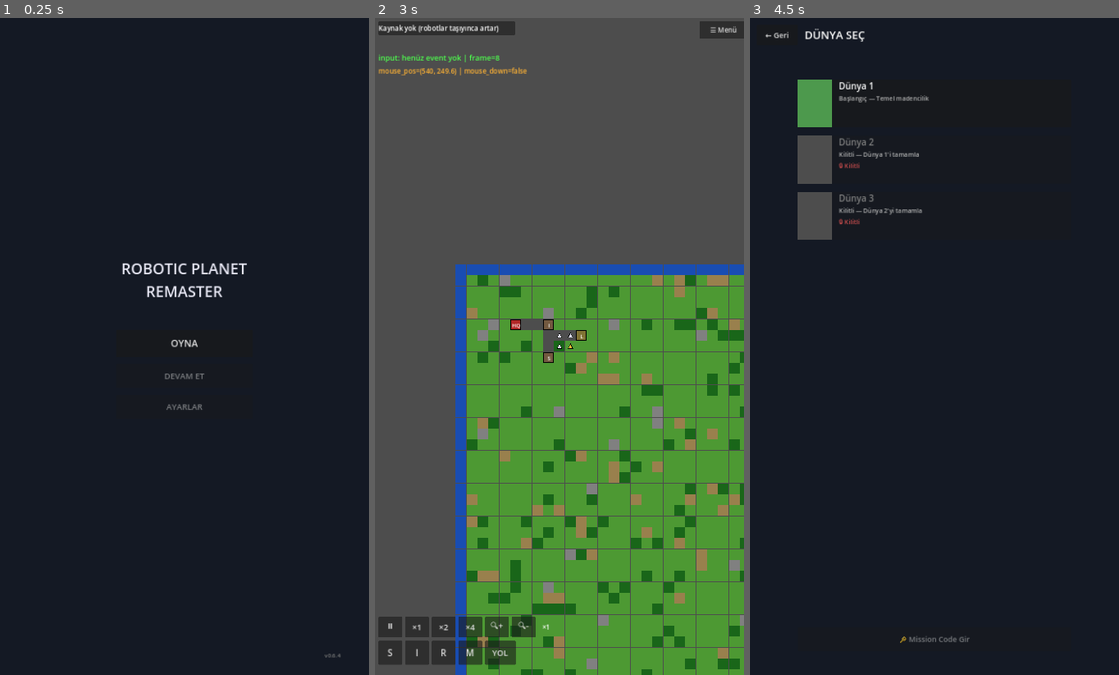
Above: before the commit, frames 1-3 (left to right).
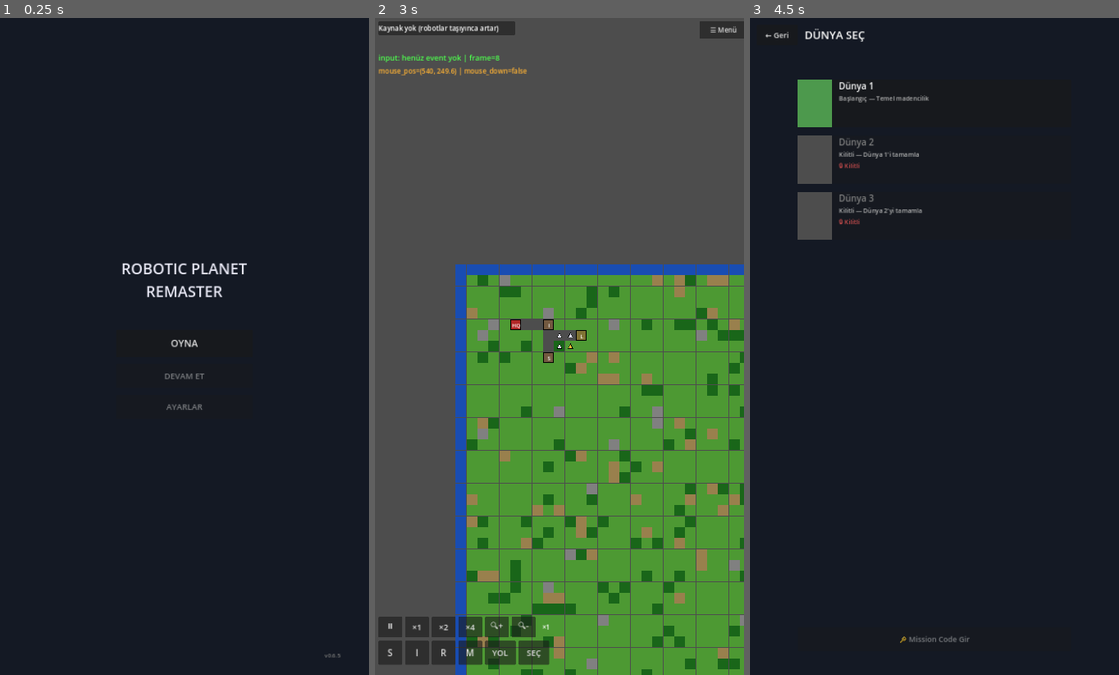
Above: after the commit, the same moments.

Repository: YigitcanOzay/robotic-planet-remaster
Game: Godot game, scene res://scenes/ui/main_menu.tscn
Two runs of this game, one before a commit and one after it. Both use one fixed random seed, a clock stepped at 60 frames per second and the inputs below.
Inputs (mouse positions are in pixels of both pictures, inside the frame that each line leads up to):
- Up to frame 1 (0.25 s): no input
- Up to frame 2 (3 s): click "OYNA" at 0.5 s; click "← Geri" at 1.25 s; click "OYNA" at 2 s; click (559, 103) at 2.77 s
- Up to frame 3 (4.5 s): click "☰ Menü" at 3.5 s; click "OYNA" at 4.25 s

The runs differ from the first frame. In frame 1, less than 0.1% of the frame differs, in the area x 91-92%, y 96-98%; in frame 2, 0.3%, in the area x 38-48%, y 94-99%; in frame 3, nothing differs.

Commit message:
feat: SEC butonu + buton focus temizleme (v0.6.5)

Diff:
--- a/scripts/systems/HUD.gd
+++ b/scripts/systems/HUD.gd
@@ -150,6 +150,14 @@
 	road_btn.pressed.connect(_toggle_road_mode)
 	build_row.add_child(road_btn)
 
+	# Seçim/gezinme modu butonu (yol ve yerleştirmeden vazgeçmek için)
+	var select_btn = Button.new()
+	select_btn.text = "SEÇ"
+	select_btn.custom_minimum_size = Vector2(90, 70)
+	select_btn.add_theme_font_size_override("font_size", 24)
+	select_btn.pressed.connect(_enter_select_mode)
+	build_row.add_child(select_btn)
+
 	# --- Bilgi paneli (sağda, seçim yokken gizli) ---
 	info_panel = PanelContainer.new()
 	info_panel.position = Vector2(680, 10)
@@ -201,11 +209,20 @@
 # YERLEŞTİRME
 # =============================================================================
 
+func _enter_select_mode() -> void:
+	"""Nötr mod: yol ve yerleştirmeyi kapat, sadece harita gezinme + seçim aktif."""
+	placing_key = ""
+	road_mode = false
+	road_first_point = Vector2i(-1, -1)
+	status_label.text = "Seçim modu: binaya/robota dokun, haritada gez"
+	get_viewport().gui_release_focus()
+
 func _start_placing(key: String) -> void:
 	placing_key = key
 	road_mode = false  # yol modundaysak kapat
 	var data = GameData.get_building(key)
-	status_label.text = "Yerleştir: %s — haritaya dokun (iptal: tekrar bas)" % data.get("name", key)
+	status_label.text = "Yerleştir: %s — haritaya dokun (iptal: SEÇ)" % data.get("name", key)
+	get_viewport().gui_release_focus()
 
 # =============================================================================
 # YOL DÖŞEME
@@ -215,6 +232,7 @@
 	road_mode = not road_mode
 	placing_key = ""  # yerleştirme modunu kapat
 	road_first_point = Vector2i(-1, -1)
+	get_viewport().gui_release_focus()
 	if road_mode:
 		status_label.text = "[YOL] Yol modu: 1. noktaya dokun (kapat: tekrar YOL)"
 	else:
@@ -249,6 +267,7 @@
 		road_mode = false
 		road_first_point = Vector2i(-1, -1)
 		status_label.text = "[YOL] %d tile döşendi, yol modu kapandı" % laid
+		get_viewport().gui_release_focus()
 
 func _lay_road_tile(grid: Vector2i) -> bool:
 	"""Tek bir tile'ı ROAD yapar. Bina/HQ üzerine yazmaz. Döşendiyse true."""
--- a/scripts/ui/MainMenu.gd
+++ b/scripts/ui/MainMenu.gd
@@ -63,7 +63,7 @@
 
 	# Versiyon bilgisi (sağ alt köşe)
 	var version_label = Label.new()
-	version_label.text = "v0.6.4"
+	version_label.text = "v0.6.5"
 	version_label.position = Vector2(950, 1850)
 	version_label.add_theme_font_size_override("font_size", 16)
 	version_label.add_theme_color_override("font_color", Color(0.5, 0.5, 0.5))
Not shown, changed: .github/workflows/build_apk.yml
